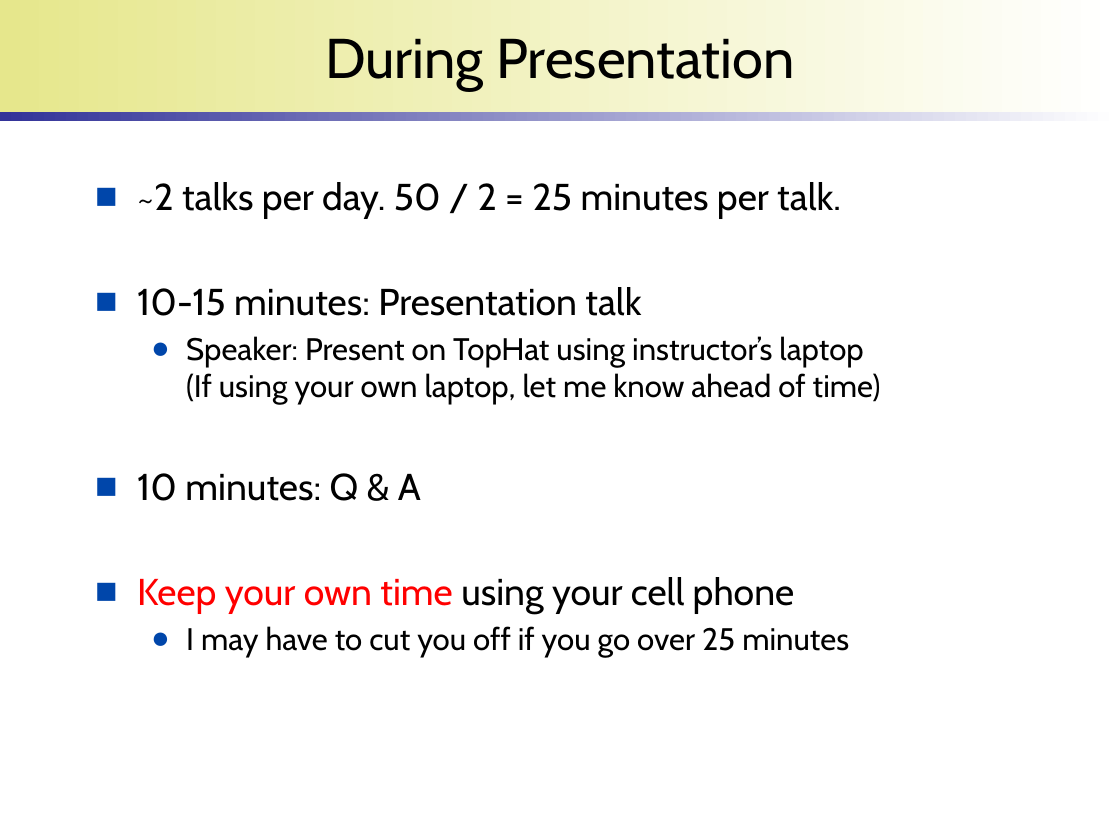
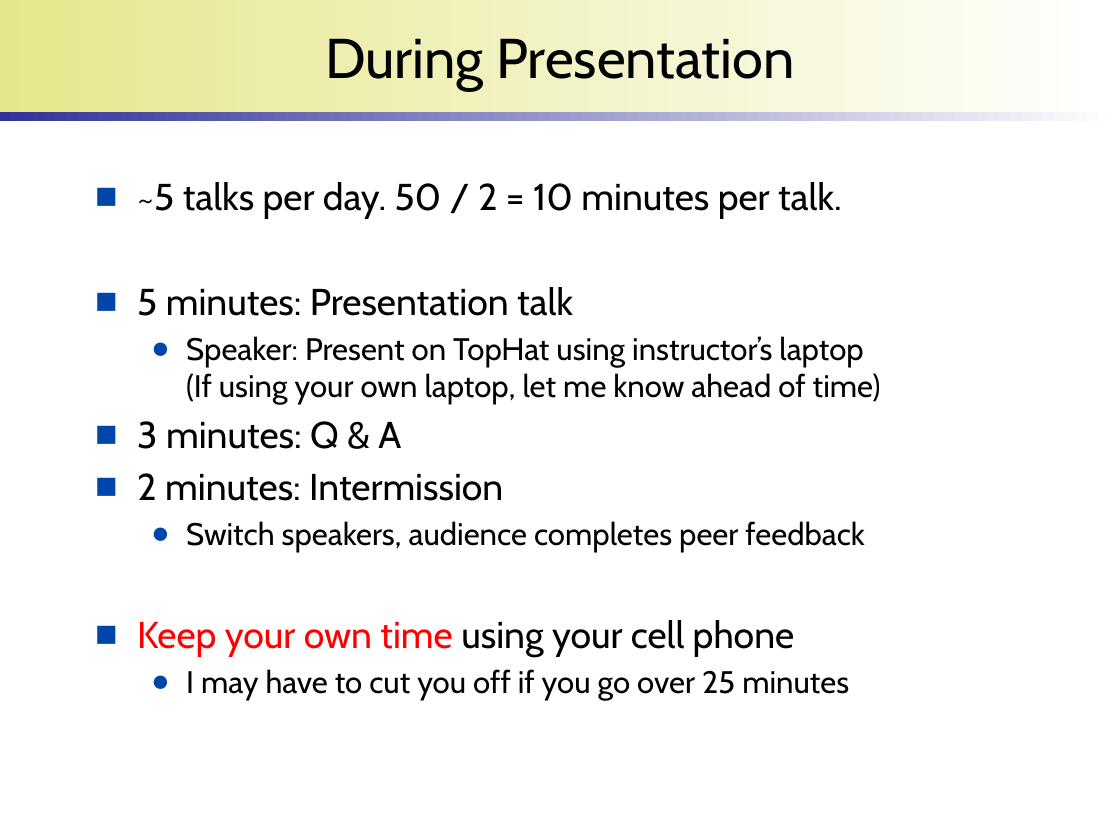
Before and after one commit to wonsunahn/Capstone_Fall2024, a slide deck: slide 9 of lectures/introduction-internship.pptx. Drawn at 1120x840 pixels with LibreOffice and Linux fonts; fonts in the diff are those of the drawing; background and template pictures are left out. Boxes give left, top, right and bottom in pixels: in the first picture for what was removed or moved away, otherwise in the second. Text is boxed around its words. In the diff, an @@ line names an element or a change of style, - is before the commit and + after.

```diff
--- a/lectures/introduction-internship.pptx
+++ b/lectures/introduction-internship.pptx
@@ text at box(137, 182, 842, 316): text changed @@
-■ ~2 talks per day. 50 / 2 = 25 minutes per talk.
-■ 10-15 minutes: Presentation talk
+■ ~5 talks per day. 50 / 2 = 10 minutes per talk.
+■ 5 minutes: Presentation talk
@@ text at box(137, 421, 865, 553): text changed; size 24 to 20 pt @@
-■ 10 minutes: Q & A
+■ 3 minutes: Q & A
+■ 2 minutes: Intermission
+  ● Switch speakers, audience completes peer feedback
```
Also in this commit, not shown: 1 other slide changed, 1 other file.
